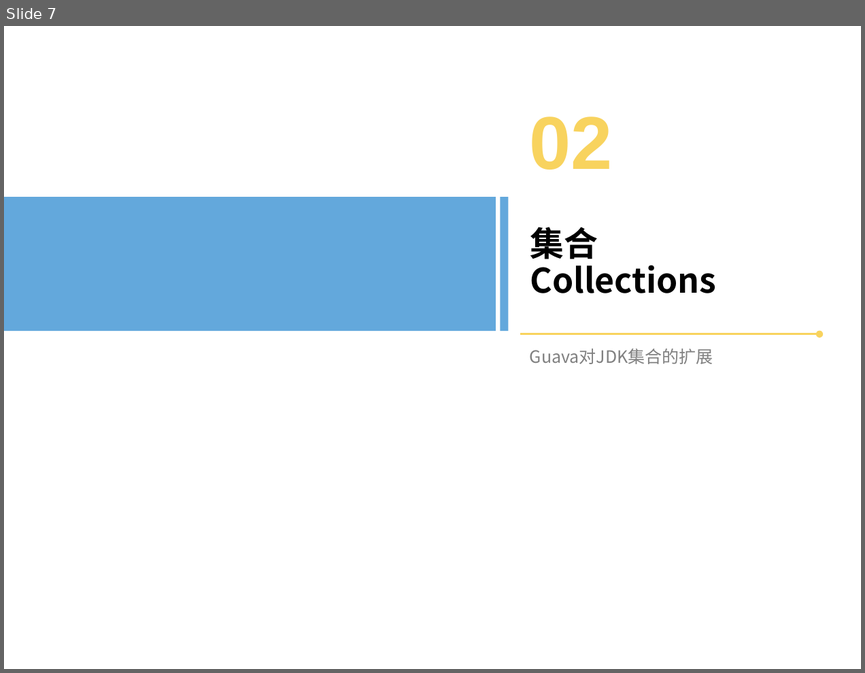
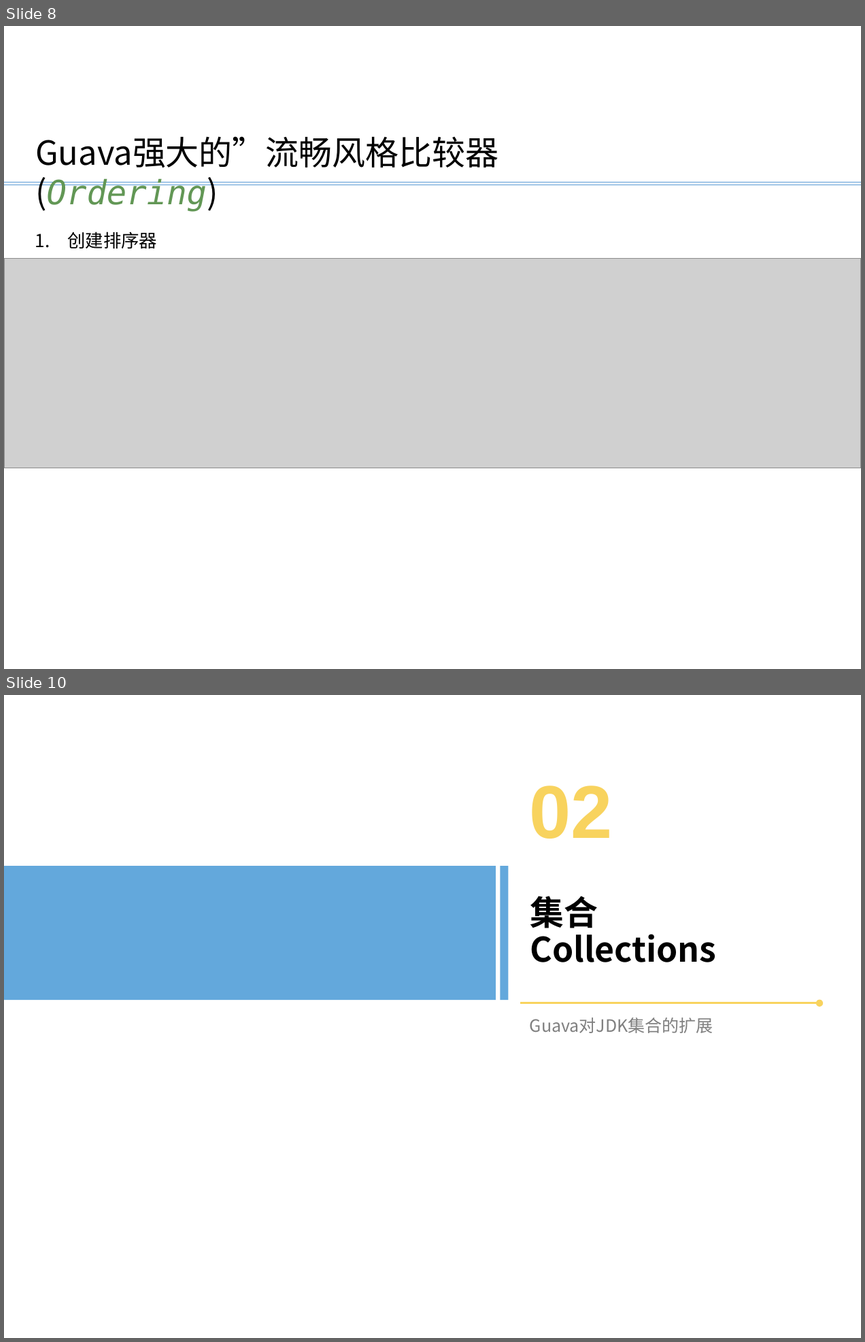
Before and after one commit to bxguo/guava, a slide deck: Guava介绍.pptx. Shown one above the other, each under a label of ours: slide 7 before the commit, slides 8 and 10 after it; the slides between them are not shown. The pictures are 865x673 and 865x1342 pixels, drawn with LibreOffice and Linux fonts; fonts in the diff are those of the drawing; grey boxes stand for pictures; background and template pictures are left out. Boxes give left, top, right and bottom in pixels: in the first picture for what was removed or moved away, otherwise in the second. Text is boxed around its words. In the diff, an @@ line names an element or a change of style, - is before the commit and + after.

```diff
--- a/Guava介绍.pptx
+++ b/Guava介绍.pptx
@@ slide 8 added at box(4, 26, 861, 669), background #FFFFFF @@
@@ text added at box(35, 136, 498, 212), 28 pt, text #000000 @@
+Guava强大的”流畅风格比较器(Ordering)
@@ line added from (4, 182) to (861, 182), #5B9BD5 0.5 pt @@
@@ line added from (4, 184) to (861, 184), #5B9BD5 0.5 pt @@
@@ text added at box(67, 231, 157, 248), 15.1 pt, text #000000 @@
+1. 创建排序器
@@ picture added at box(4, 258, 861, 467) @@
@@ what was slide 7 is now slide 10 @@
```
Also in this commit, not shown: 1 slide changed, 6 other slides added, 1 other file.
